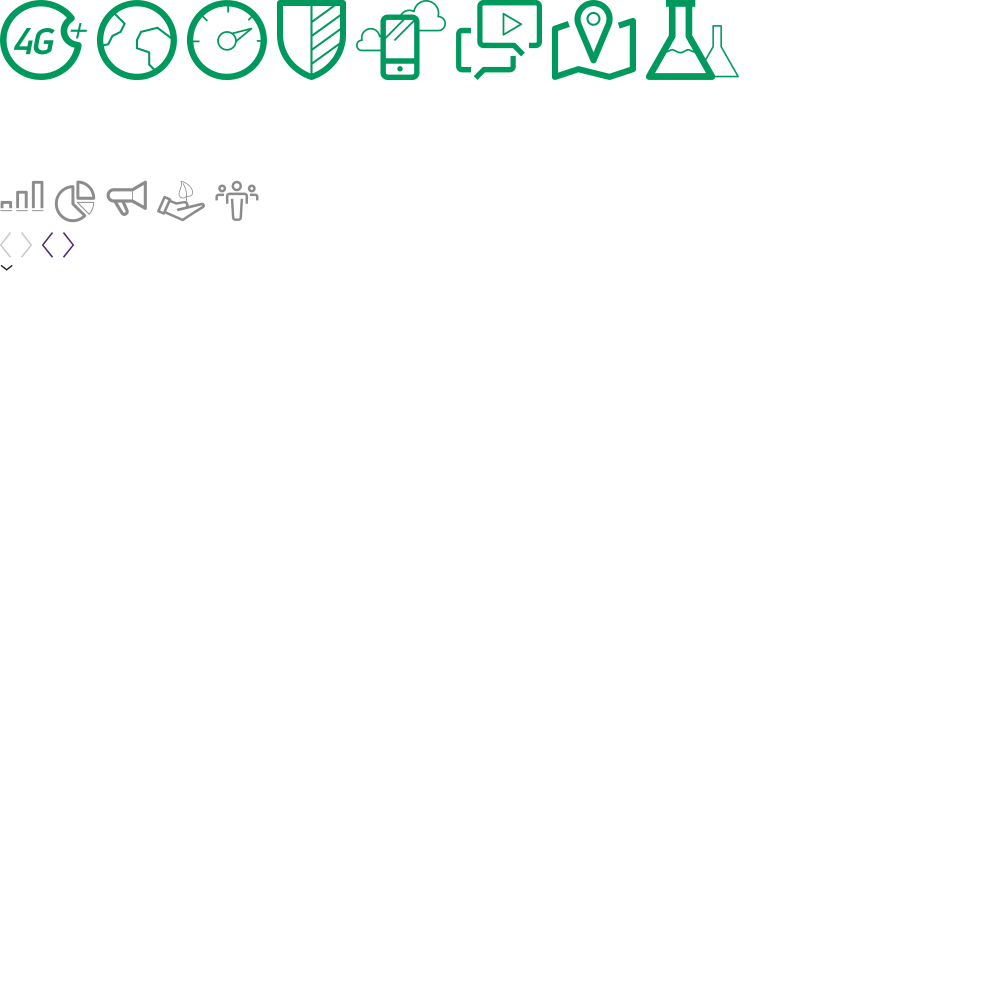
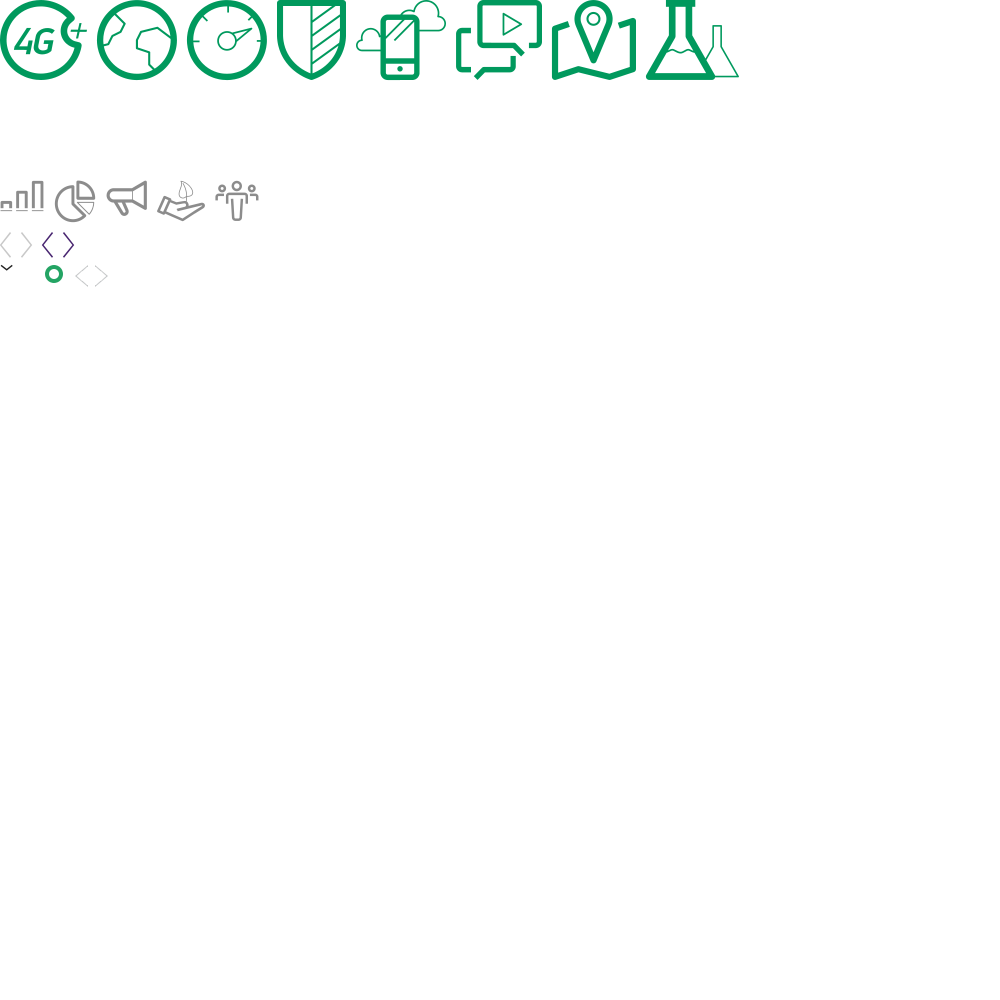
Before/after of a 1000×1000 layered artwork. What changed in the layer stack:
added group "History Left Pointer" with 2 layers above "History Right Pointer" over [left=75, top=265, right=88, bottom=287]
added layer "History Right Pointer" (1st of 3, in "History Left Pointer") in group "History Left Pointer" over [left=75, top=265, right=88, bottom=287]
added group "History Right Pointer" (2nd of 3) with 2 layers above "Ellipse 1" over [left=95, top=265, right=108, bottom=287]
added layer "History Right Pointer" (3rd of 3, in "History Right Pointer") in group "History Right Pointer" over [left=95, top=265, right=108, bottom=287]
added layer "Ellipse 1" above "Close Tertiary" over [left=45, top=265, right=63, bottom=283]
